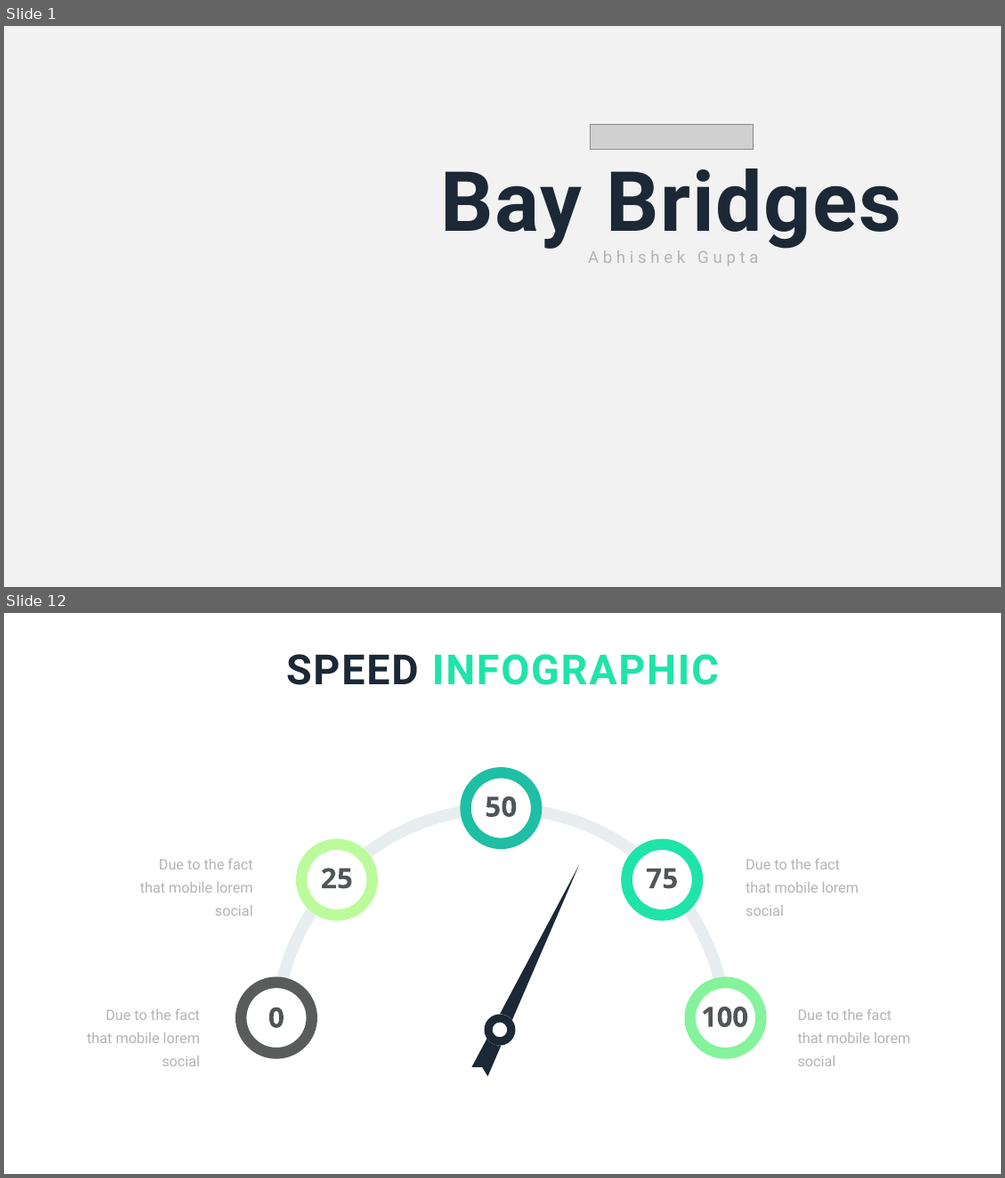
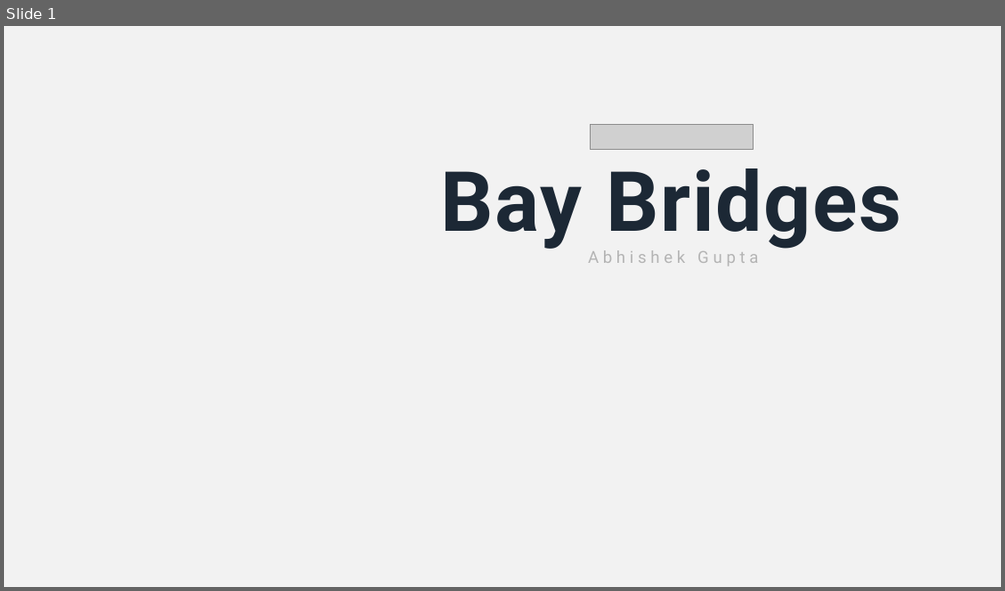
Before and after one commit to ABsolutelyWeb/CSCI-174-Design-and-Analysis-of-Algorithms, a slide deck: ASSIGNMENT 1/Presentation Files/presentation.pptx. Shown one above the other, each under a label of ours: slides 1 and 12 before the commit, slide 1 after it; the slides between them are not shown. The pictures are 1005x1178 and 1005x591 pixels, drawn with LibreOffice and Linux fonts; fonts in the diff are those of the drawing; grey boxes stand for pictures; background and template pictures are left out. Boxes give left, top, right and bottom in pixels: in the first picture for what was removed or moved away, otherwise in the second. Text is boxed around its words. In the diff, an @@ line names an element or a change of style, - is before the commit and + after.

```diff
--- a/ASSIGNMENT 1/Presentation Files/presentation.pptx
+++ b/ASSIGNMENT 1/Presentation Files/presentation.pptx
@@ slide 12 removed at (4,613,1001,1174), background #FFFFFF @@
@@ text removed at (286,654,719,685) @@
-SPEED INFOGRAPHIC
@@ freeform shape removed at (460,768,542,849) @@
@@ freeform shape removed at (486,796,500,816) @@
@@ freeform shape removed at (502,796,517,818) @@
@@ freeform shape removed at (363,806,461,857) @@
@@ freeform shape removed at (542,806,638,855) @@
@@ freeform shape removed at (296,838,378,920) @@
@@ freeform shape removed at (621,838,703,920) @@
@@ text removed at (140,859,253,916) @@
-Due to the fact that mobile lorem social
@@ freeform shape removed at (322,868,336,888) @@
@@ freeform shape removed at (338,868,351,888) @@
@@ freeform shape removed at (500,865,579,1021) @@
@@ freeform shape removed at (647,868,661,888) @@
@@ freeform shape removed at (663,868,677,888) @@
@@ text removed at (745,859,858,916) @@
-Due to the fact that mobile lorem social
@@ freeform shape removed at (685,906,725,979) @@
@@ freeform shape removed at (277,908,316,979) @@
@@ freeform shape removed at (235,977,317,1059) @@
@@ freeform shape removed at (685,977,767,1059) @@
@@ text removed at (87,1009,200,1066) @@
-Due to the fact that mobile lorem social
@@ freeform shape removed at (269,1006,283,1028) @@
@@ freeform shape removed at (703,1006,712,1027) @@
@@ freeform shape removed at (718,1006,732,1028) @@
@@ freeform shape removed at (733,1006,746,1028) @@
@@ text removed at (798,1009,910,1066) @@
-Due to the fact that mobile lorem social
@@ freeform shape removed at (471,1038,502,1077) @@
@@ freeform shape removed at (485,1013,516,1045) @@
```
Also in this commit, not shown: 1 slide changed, 4 slides added, 20 other slides removed, 2 other files.
